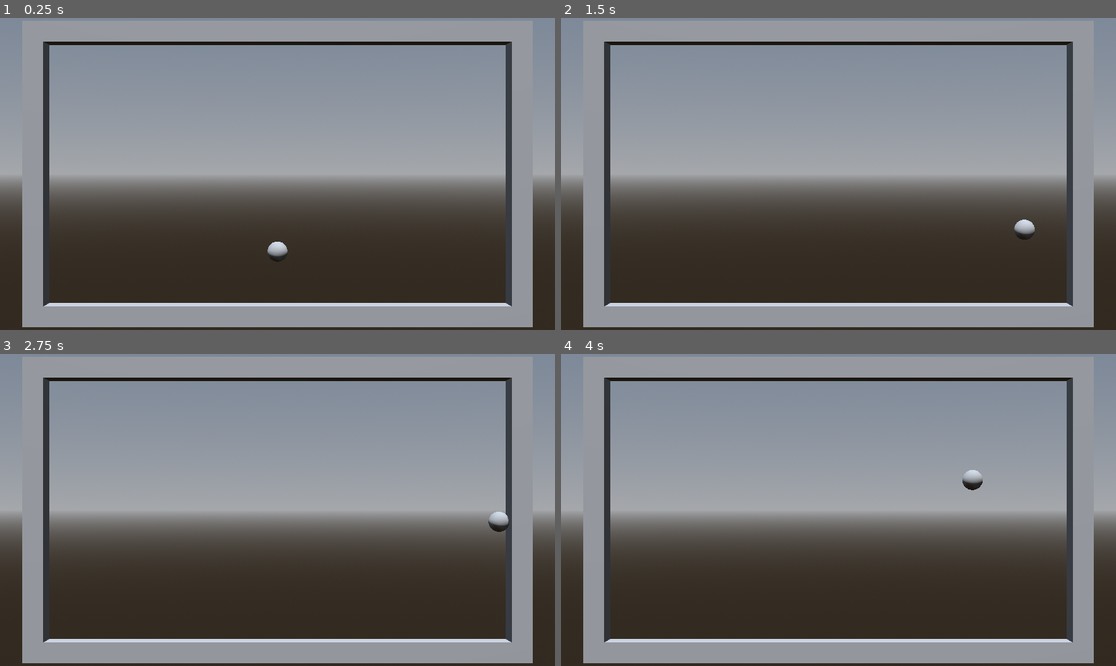
Above: before the commit, frames 1-4 (two rows, left to right).
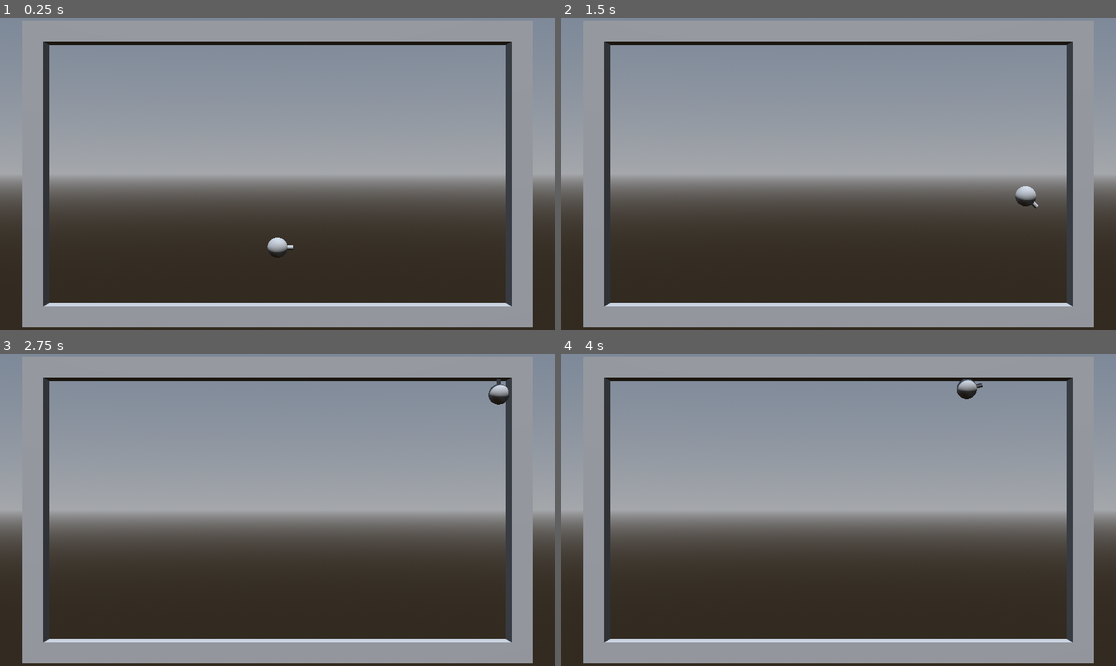
Above: after the commit, the same moments.

Repository: vipsbpig/BallonBird
Game: Godot game, scene res://Scenes/Game.tscn
Two runs of this game, one before a commit and one after it. Both use one fixed random seed, a clock stepped at 60 frames per second and the inputs below.
Inputs (mouse positions are in pixels of both pictures, inside the frame that each line leads up to):
- Up to frame 1 (0.25 s): no input
- Up to frame 2 (1.5 s): tap Enter (ui_accept) at 0.5 s; move the mouse to (960, 158) at 0.52 s; hold D (move_right) 0.53-1.28 s; hold F 0.53-1.28 s; click (960, 158) at 0.67 s; tap Space (jump) at 0.77 s; move the mouse to (727, 189) at 1.27 s; hold S from 1.28 s (still down); tap F at 1.35 s
- Up to frame 3 (2.75 s): tap Space (jump) at 1.52 s; move the mouse to (333, 441) at 2.02 s; release S at 2.03 s; hold D (move_right) from 2.03 s (still down); hold F from 2.03 s (still down)
- Up to frame 4 (4 s): move the mouse to (810, 572) at 2.77 s; release D (move_right) at 2.78 s; release F at 2.78 s; hold W 2.78-3.53 s; tap F at 2.85 s; click (810, 572) at 2.92 s; tap Space (jump) at 3.02, 3.77 s; move the mouse to (1005, 556) at 3.52 s; hold A (move_left) from 3.53 s (still down); hold F from 3.53 s (still down)

The runs differ from the first frame. In frame 1, 0.2% of the frame differs, in the area x 48-53%, y 70-79%; in frame 2, 0.4%, in the area x 81-86%, y 53-72%; in frame 3, 0.4%; in frame 4, 0.3%.

Commit message:
commit gravity and speed lock

Diff:
--- a/Ballons/Mock/MockBallon.tscn
+++ b/Ballons/Mock/MockBallon.tscn
@@ -6,9 +6,13 @@
 
 [sub_resource type="SphereShape3D" id="SphereShape3D_f8134"]
 
+[sub_resource type="CylinderShape3D" id="CylinderShape3D_fs1t1"]
+
+[sub_resource type="CylinderMesh" id="CylinderMesh_nxd32"]
+
 [node name="Ballon" type="RigidBody3D"]
 axis_lock_linear_z = true
-axis_lock_angular_z = true
+axis_lock_angular_x = true
 mass = 0.2
 
 [node name="MeshInstance3D" type="MeshInstance3D" parent="."]
@@ -17,6 +21,14 @@
 [node name="CollisionShape3D" type="CollisionShape3D" parent="."]
 shape = SubResource("SphereShape3D_f8134")
 
+[node name="CollisionShape3D2" type="CollisionShape3D" parent="."]
+transform = Transform3D(-9.39795e-09, -0.215, 0, 0.215, -9.39795e-09, 0, 0, 0, 0.215, 0.552213, 0, 0)
+shape = SubResource("CylinderShape3D_fs1t1")
+
+[node name="MeshInstance3D2" type="MeshInstance3D" parent="CollisionShape3D2"]
+mesh = SubResource("CylinderMesh_nxd32")
+skeleton = NodePath("../..")
+
 [node name="InputBehaviour" type="Node" parent="." node_paths=PackedStringArray("rigidBody")]
 script = ExtResource("1_3mcgo")
 rigidBody = NodePath("..")
--- a/project.godot
+++ b/project.godot
@@ -44,6 +44,10 @@
 ]
 }
 
+[physics]
+
+3d/default_gravity=3.0
+
 [rendering]
 
 renderer/rendering_method="mobile"
Not shown: 1 places in Ballons/Mock/MockBallon.tscn that only renumber resources
